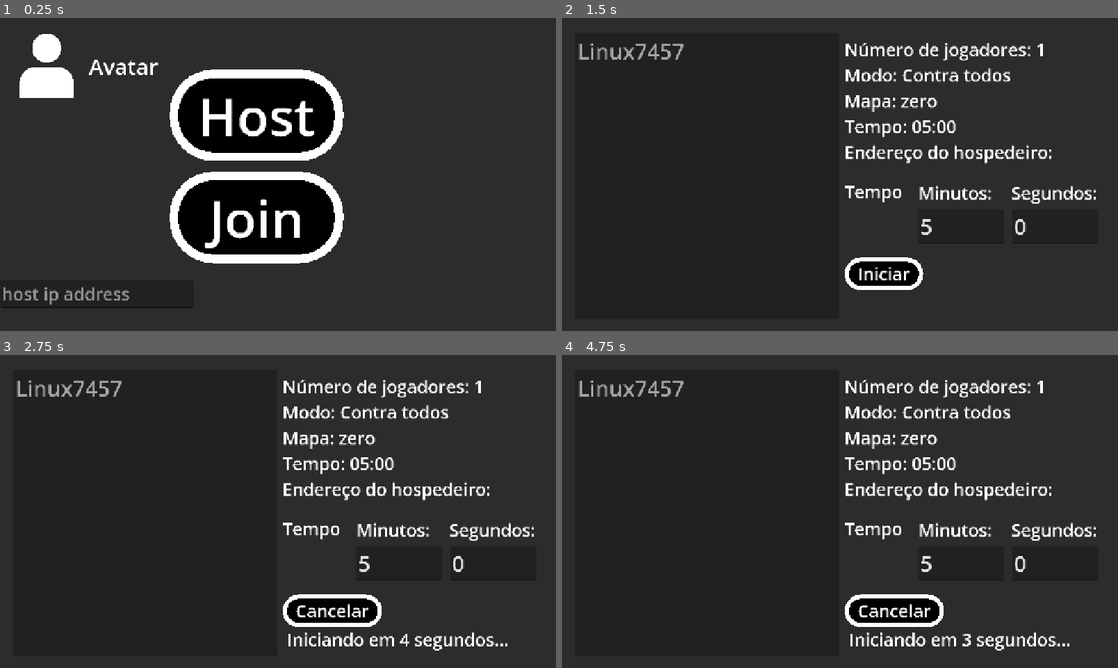
Above: before the commit, frames 1-4 (two rows, left to right).
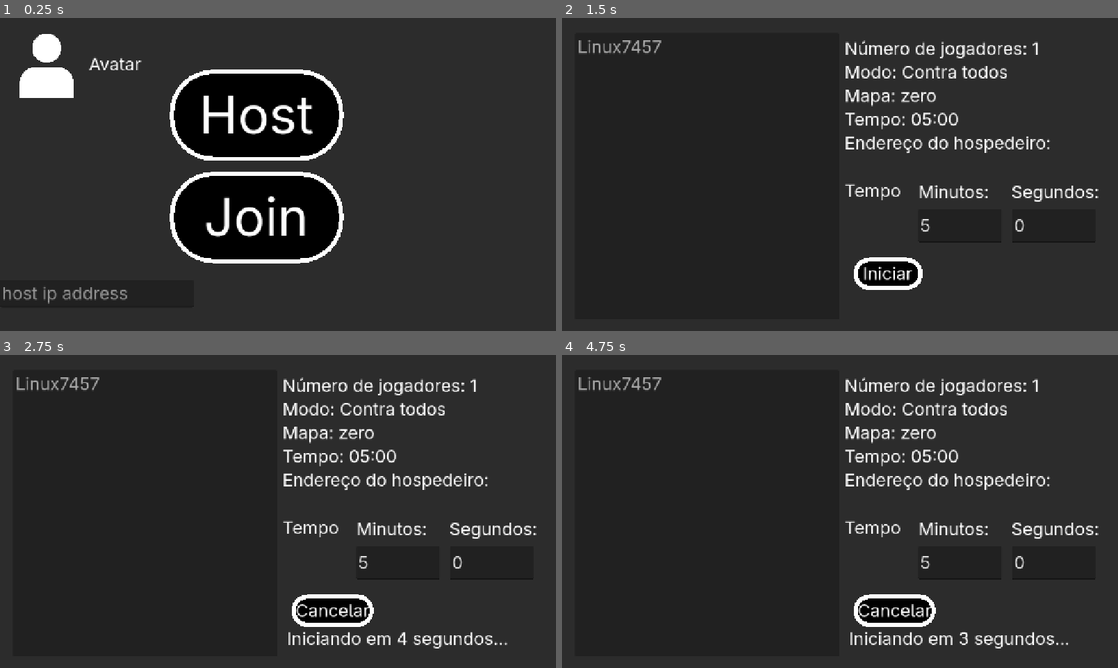
Above: after the commit, the same moments.

Repository: ruanv0/shots_circles
Game: Godot game, scene res://hub.tscn
The game is run twice, just before and just after one commit, with the same random seed, the same clock (stepped at 60 frames per second) and the same inputs.
Inputs (mouse positions are in pixels of both pictures, inside the frame that each line leads up to):
- Up to frame 1 (0.25 s): no input
- Up to frame 2 (1.5 s): click (656, 293) at 0.52 s; type "12" at 0.6 s; click "Host" at 1.25 s
- Up to frame 3 (2.75 s): click "Iniciar" at 2 s
- Up to frame 4 (4.75 s): click "Cancelar" at 2.75 s; click "Iniciar" at 3.5 s; tap Enter at 4.25 s; move the mouse to (962, 495) at 4.27 s; click (962, 495) at 4.42 s

The runs differ from the first frame. In frame 1, 5.1% of the frame differs, in the area x 0-61%, y 12-92%; in frame 2, 6.5%; in frame 3, 7.7%; in frame 4, 7.7%, in the area x 3-97%, y 6-95%.
Error in both runs: Out of bounds get index '1' (on base: 'PackedStringArray') (res://hub.gd:19)

Commit message:
2025.07.02.2

Diff:
--- a/avatar.tscn
+++ b/avatar.tscn
@@ -1,7 +1,8 @@
-[gd_scene load_steps=22 format=3 uid="uid://cwecqqntqbhyj"]
+[gd_scene load_steps=23 format=3 uid="uid://cwecqqntqbhyj"]
 
 [ext_resource type="Texture2D" uid="uid://k6wh64eb845r" path="res://circulos/circulo_amarelo.png" id="1_88vfk"]
 [ext_resource type="Script" uid="uid://ccoqqvsunkfv0" path="res://avatar.gd" id="1_o0snk"]
+[ext_resource type="Theme" uid="uid://04ex0vg6beua" path="res://theme.tres" id="2_kavv8"]
 [ext_resource type="Texture2D" uid="uid://kbqsid8bndry" path="res://circulos/circulo_azul.png" id="2_lm1g0"]
 [ext_resource type="Texture2D" uid="uid://blrbs1uj8sj3i" path="res://back_button.png" id="2_vpdvi"]
 [ext_resource type="Texture2D" uid="uid://bxp7r0vvcdbjh" path="res://circulos/circulo_banana.png" id="3_wkm6l"]
@@ -30,8 +31,9 @@
 offset_top = 58.0
 offset_right = 1212.0
 offset_bottom = 121.0
+theme = ExtResource("2_kavv8")
 theme_override_font_sizes/font_size = 40
-placeholder_text = "Escreva seu nome ou apelido"
+placeholder_text = "Escreva seu nome"
 max_length = 12
 
 [node name="back" type="Sprite2D" parent="."]
@@ -49,6 +51,7 @@
 offset_top = 60.0
 offset_right = 627.0
 offset_bottom = 115.0
+theme = ExtResource("2_kavv8")
 theme_override_font_sizes/font_size = 40
 text = "Nome:"
 
@@ -57,6 +60,7 @@
 offset_top = 25.0
 offset_right = 514.0
 offset_bottom = 148.0
+theme = ExtResource("2_kavv8")
 theme_override_font_sizes/font_size = 80
 text = "Avatar"
 
@@ -65,6 +69,7 @@
 offset_top = 140.0
 offset_right = 375.0
 offset_bottom = 195.0
+theme = ExtResource("2_kavv8")
 theme_override_font_sizes/font_size = 40
 text = "Escolha a sua cor"
 
@@ -84,7 +89,7 @@
 offset_top = 218.0
 offset_right = 309.0
 offset_bottom = 273.0
-theme_override_font_sizes/font_size = 40
+theme = ExtResource("2_kavv8")
 text = "Amarelo"
 
 [node name="azul_" type="Sprite2D" parent="."]
@@ -103,7 +108,7 @@
 offset_top = 317.0
 offset_right = 236.0
 offset_bottom = 372.0
-theme_override_font_sizes/font_size = 40
+theme = ExtResource("2_kavv8")
 text = "Azul"
 
 [node name="banana_" type="Sprite2D" parent="."]
@@ -122,7 +127,7 @@
 offset_top = 400.0
 offset_right = 292.0
 offset_bottom = 455.0
-theme_override_font_sizes/font_size = 40
+theme = ExtResource("2_kavv8")
 text = "Banana"
 
 [node name="branco_" type="Sprite2D" parent="."]
@@ -141,7 +146,7 @@
 offset_top = 481.0
 offset_right = 285.0
 offset_bottom = 536.0
-theme_override_font_sizes/font_size = 40
+theme = ExtResource("2_kavv8")
 text = "Branco"
 
 [node name="caqui_" type="Sprite2D" parent="."]
@@ -160,7 +165,7 @@
 offset_top = 565.0
 offset_right = 257.0
 offset_bottom = 620.0
-theme_override_font_sizes/font_size = 40
+theme = ExtResource("2_kavv8")
 text = "Cáqui"
 
 [node name="ciano_" type="Sprite2D" parent="."]
@@ -179,7 +184,7 @@
 offset_top = 229.0
 offset_right = 584.0
 offset_bottom = 284.0
-theme_override_font_sizes/font_size = 40
+theme = ExtResource("2_kavv8")
 text = "Ciano"
 
 [node name="cinza_" type="Sprite2D" parent="."]
@@ -198,7 +203,7 @@
 offset_top = 319.0
 offset_right = 573.0
 offset_bottom = 374.0
-theme_override_font_sizes/font_size = 40
+theme = ExtResource("2_kavv8")
 text = "Cinza"
 
 [node name="coral_" type="Sprite2D" parent="."]
@@ -217,7 +222,7 @@
 offset_top = 401.0
 offset_right = 569.0
 offset_bottom = 456.0
-theme_override_font_sizes/font_size = 40
+theme = ExtResource("2_kavv8")
 text = "Coral"
 
 [node name="laranja_" type="Sprite2D" parent="."]
@@ -236,7 +241,7 @@
 offset_top = 479.0
 offset_right = 607.0
 offset_bottom = 534.0
-theme_override_font_sizes/font_size = 40
+theme = ExtResource("2_kavv8")
 text = "Laranja"
 
 [node name="limao_" type="Sprite2D" parent="."]
@@ -255,7 +260,7 @@
 offset_top = 560.0
 offset_right = 578.0
 offset_bottom = 615.0
-theme_override_font_sizes/font_size = 40
+theme = ExtResource("2_kavv8")
 text = "Limão"
 
 [node name="marrom_" type="Sprite2D" parent="."]
@@ -274,7 +279,7 @@
 offset_top = 313.0
 offset_right = 903.0
 offset_bottom = 368.0
-theme_override_font_sizes/font_size = 40
+theme = ExtResource("2_kavv8")
 text = "Marrom"
 
 [node name="preto_" type="Sprite2D" parent="."]
@@ -293,7 +298,7 @@
 offset_top = 225.0
 offset_right = 850.0
 offset_bottom = 280.0
-theme_override_font_sizes/font_size = 40
+theme = ExtResource("2_kavv8")
 text = "Preto"
 
 [node name="rosaclaro_" type="Sprite2D" parent="."]
@@ -312,7 +317,7 @@
 offset_top = 401.0
 offset_right = 938.0
 offset_bottom = 456.0
-theme_override_font_sizes/font_size = 40
+theme = ExtResource("2_kavv8")
 text = "Rosa claro"
 
 [node name="rosaescuro_" type="Sprite2D" parent="."]
@@ -331,7 +336,7 @@
 offset_top = 487.0
 offset_right = 970.0
 offset_bottom = 542.0
-theme_override_font_sizes/font_size = 40
+theme = ExtResource("2_kavv8")
 text = "Rosa escuro"
 
 [node name="roxo_" type="Sprite2D" parent="."]
@@ -350,7 +355,7 @@
 offset_top = 563.0
 offset_right = 836.0
 offset_bottom = 618.0
-theme_override_font_sizes/font_size = 40
+theme = ExtResource("2_kavv8")
 text = "Roxo"
 
 [node name="verde_" type="Sprite2D" parent="."]
@@ -369,7 +374,7 @@
 offset_top = 241.0
 offset_right = 1180.0
 offset_bottom = 296.0
-theme_override_font_sizes/font_size = 40
+theme = ExtResource("2_kavv8")
 text = "Verde"
 
 [node name="vermelho_" type="Sprite2D" parent="."]
@@ -388,7 +393,7 @@
 offset_top = 320.0
 offset_right = 1248.0
 offset_bottom = 375.0
-theme_override_font_sizes/font_size = 40
+theme = ExtResource("2_kavv8")
 text = "Vermelho"
 
 [node name="vinho_" type="Sprite2D" parent="."]
@@ -407,7 +412,7 @@
 offset_top = 411.0
 offset_right = 1169.0
 offset_bottom = 466.0
-theme_override_font_sizes/font_size = 40
+theme = ExtResource("2_kavv8")
 text = "Vinho"
 
 [connection signal="text_changed" from="name_text" to="." method="_on_name_text_text_changed"]
--- a/character.tscn
+++ b/character.tscn
@@ -9,6 +9,7 @@
 [ext_resource type="PackedScene" uid="uid://capvk35y13reg" path="res://bala.tscn" id="7_vji8y"]
 [ext_resource type="FontFile" uid="uid://bmlhr6t0e2ycg" path="res://UbuntuSansMono-VariableFont_wght.ttf" id="8_dlrhy"]
 [ext_resource type="Texture2D" uid="uid://uvbg3crme6gm" path="res://fundo_transparente.png" id="9_a0dv3"]
+[ext_resource type="Theme" uid="uid://04ex0vg6beua" path="res://theme.tres" id="10_jb3kq"]
 
 [sub_resource type="CircleShape2D" id="CircleShape2D_hidji"]
 radius = 113.004
@@ -18,10 +19,6 @@
 
 [sub_resource type="FontVariation" id="FontVariation_4jd24"]
 base_font = ExtResource("8_dlrhy")
-
-[sub_resource type="StyleBoxEmpty" id="StyleBoxEmpty_pmwch"]
-
-[sub_resource type="StyleBoxEmpty" id="StyleBoxEmpty_0r1ry"]
 
 [sub_resource type="GDScript" id="GDScript_0l0ii"]
 script/source = "extends Label
@@ -154,13 +151,8 @@
 offset_top = 120.0
 offset_right = 597.0
 offset_bottom = 720.0
-theme_override_colors/guide_color = Color(1, 1, 1, 1)
-theme_override_colors/font_outline_color = Color(1, 1, 1, 1)
-theme_override_colors/font_selected_color = Color(1, 1, 1, 1)
-theme_override_colors/font_hovered_color = Color(1, 1, 1, 1)
-theme_override_colors/font_color = Color(1, 1, 1, 1)
-theme_override_font_sizes/font_size = 80
-theme_override_styles/panel = SubResource("StyleBoxEmpty_pmwch")
+theme = ExtResource("10_jb3kq")
+theme_override_font_sizes/font_size = 80
 
 [node name="kills_list" type="ItemList" parent="."]
 visible = false
@@ -168,13 +160,8 @@
 offset_top = 120.0
 offset_right = 1410.0
 offset_bottom = 720.0
-theme_override_colors/guide_color = Color(1, 1, 1, 1)
-theme_override_colors/font_outline_color = Color(1, 1, 1, 1)
-theme_override_colors/font_selected_color = Color(1, 1, 1, 1)
-theme_override_colors/font_hovered_color = Color(1, 1, 1, 1)
-theme_override_colors/font_color = Color(1, 1, 1, 1)
-theme_override_font_sizes/font_size = 80
-theme_override_styles/panel = SubResource("StyleBoxEmpty_0r1ry")
+theme = ExtResource("10_jb3kq")
+theme_override_font_sizes/font_size = 80
 
 [node name="renascer" type="Label" parent="."]
 visible = false
@@ -182,7 +169,8 @@
 offset_top = 748.0
 offset_right = 1479.0
 offset_bottom = 885.0
-theme_override_font_sizes/font_size = 100
+theme = ExtResource("10_jb3kq")
+theme_override_font_sizes/font_size = 80
 text = "Você irá reaparecer em x segundos"
 script = SubResource("GDScript_0l0ii")
 
@@ -195,8 +183,7 @@
 offset_left = 200.0
 offset_right = 303.0
 offset_bottom = 55.0
-theme_override_colors/font_color = Color(1, 1, 1, 1)
-theme_override_font_sizes/font_size = 40
+theme = ExtResource("10_jb3kq")
 text = "10:30"
 
 [node name="terminando" type="Label" parent="."]
@@ -205,7 +192,8 @@
 offset_top = 740.0
 offset_right = 1079.0
 offset_bottom = 877.0
-theme_override_font_sizes/font_size = 100
+theme = ExtResource("10_jb3kq")
+theme_override_font_sizes/font_size = 80
 text = "Terminando o jogo..."
 
 [node name="finish_timer" type="Timer" parent="terminando"]
--- a/hub.tscn
+++ b/hub.tscn
@@ -1,79 +1,9 @@
-[gd_scene load_steps=12 format=3 uid="uid://3ow5m0minlt2"]
+[gd_scene load_steps=5 format=3 uid="uid://3ow5m0minlt2"]
 
 [ext_resource type="Script" uid="uid://ccksy768j568l" path="res://hub.gd" id="1_p106a"]
 [ext_resource type="Texture2D" uid="uid://cgdn7qj8ykm6" path="res://avatar_normal.png" id="2_kt6ty"]
+[ext_resource type="Theme" uid="uid://04ex0vg6beua" path="res://theme.tres" id="2_ysrp0"]
 [ext_resource type="PackedScene" uid="uid://dvhwxhu7xcdm" path="res://multiplayer_menu.tscn" id="4_fwqlr"]
-
-[sub_resource type="StyleBoxFlat" id="StyleBoxFlat_pudd0"]
-bg_color = Color(0, 0, 0, 0)
-corner_radius_top_left = 100
-corner_radius_top_right = 100
-corner_radius_bottom_right = 100
-corner_radius_bottom_left = 100
-
-[sub_resource type="StyleBoxFlat" id="StyleBoxFlat_jlpum"]
-bg_color = Color(0.230315, 0.230315, 0.230315, 1)
-border_color = Color(1, 1, 1, 1)
-corner_radius_top_left = 100
-corner_radius_top_right = 100
-corner_radius_bottom_right = 100
-corner_radius_bottom_left = 100
-anti_aliasing = false
-
-[sub_resource type="StyleBoxFlat" id="StyleBoxFlat_0w8qk"]
-bg_color = Color(0.231373, 0.231373, 0.231373, 1)
-border_color = Color(1, 1, 1, 1)
-corner_radius_top_left = 100
-corner_radius_top_right = 100
-corner_radius_bottom_right = 100
-corner_radius_bottom_left = 100
-anti_aliasing = false
-
-[sub_resource type="StyleBoxFlat" id="StyleBoxFlat_va5qo"]
-bg_color = Color(0, 0, 0, 1)
-border_width_left = 20
-border_width_top = 20
-border_width_right = 20
-border_width_bottom = 20
-border_color = Color(1, 1, 1, 1)
-corner_radius_top_left = 100
-corner_radius_top_right = 100
-corner_radius_bottom_right = 100
-corner_radius_bottom_left = 100
-anti_aliasing = false
-
-[sub_resource type="StyleBoxFlat" id="StyleBoxFlat_qdmn2"]
-bg_color = Color(0, 0, 0, 0)
-
-[sub_resource type="StyleBoxFlat" id="StyleBoxFlat_gmjeq"]
-bg_color = Color(0.231373, 0.231373, 0.231373, 1)
-border_color = Color(1, 1, 1, 1)
-corner_radius_top_left = 100
-corner_radius_top_right = 100
-corner_radius_bottom_right = 100
-corner_radius_bottom_left = 100
-anti_aliasing = false
-
-[sub_resource type="StyleBoxFlat" id="StyleBoxFlat_kynir"]
-bg_color = Color(0.231373, 0.231373, 0.231373, 1)
-corner_radius_top_left = 100
-corner_radius_top_right = 100
-corner_radius_bottom_right = 100
-corner_radius_bottom_left = 100
-anti_aliasing = false
-
-[sub_resource type="StyleBoxFlat" id="StyleBoxFlat_dil4m"]
-bg_color = Color(0, 0, 0, 1)
-border_width_left = 20
-border_width_top = 20
-border_width_right = 20
-border_width_bottom = 20
-border_color = Color(1, 1, 1, 1)
-corner_radius_top_left = 100
-corner_radius_top_right = 100
-corner_radius_bottom_right = 100
-corner_radius_bottom_left = 100
-anti_aliasing = false
 
 [node name="hub" type="Node2D"]
 script = ExtResource("1_p106a")
@@ -83,17 +13,8 @@
 offset_top = 149.0
 offset_right = 840.0
 offset_bottom = 359.0
-theme_override_colors/font_hover_pressed_color = Color(1, 1, 1, 1)
-theme_override_colors/font_hover_color = Color(1, 1, 1, 1)
-theme_override_colors/font_outline_color = Color(1, 1, 1, 1)
-theme_override_colors/font_color = Color(1, 1, 1, 1)
-theme_override_colors/font_focus_color = Color(1, 1, 1, 1)
-theme_override_colors/font_pressed_color = Color(1, 1, 1, 1)
+theme = ExtResource("2_ysrp0")
 theme_override_font_sizes/font_size = 120
-theme_override_styles/focus = SubResource("StyleBoxFlat_pudd0")
-theme_override_styles/hover = SubResource("StyleBoxFlat_jlpum")
-theme_override_styles/pressed = SubResource("StyleBoxFlat_0w8qk")
-theme_override_styles/normal = SubResource("StyleBoxFlat_va5qo")
 text = "Host"
 
 [node name="join" type="Button" parent="."]
@@ -101,17 +22,8 @@
 offset_top = 376.0
 offset_right = 840.0
 offset_bottom = 586.0
-theme_override_colors/font_hover_pressed_color = Color(1, 1, 1, 1)
-theme_override_colors/font_hover_color = Color(1, 1, 1, 1)
-theme_override_colors/font_outline_color = Color(1, 1, 1, 1)
-theme_override_colors/font_color = Color(1, 1, 1, 1)
-theme_override_colors/font_focus_color = Color(1, 1, 1, 1)
-theme_override_colors/font_pressed_color = Color(1, 1, 1, 1)
+theme = ExtResource("2_ysrp0")
 theme_override_font_sizes/font_size = 120
-theme_override_styles/focus = SubResource("StyleBoxFlat_qdmn2")
-theme_override_styles/hover = SubResource("StyleBoxFlat_gmjeq")
-theme_override_styles/pressed = SubResource("StyleBoxFlat_kynir")
-theme_override_styles/normal = SubResource("StyleBoxFlat_dil4m")
 text = "Join"
 
 [node name="avatar" type="Sprite2D" parent="."]
@@ -121,11 +33,11 @@
 centered = false
 
 [node name="avatar_label" type="Label" parent="."]
-offset_left = 203.6
-offset_top = 75.0
-offset_right = 363.6
-offset_bottom = 144.0
-theme_override_font_sizes/font_size = 50
+offset_left = 204.0
+offset_top = 80.0
+offset_right = 324.0
+offset_bottom = 129.0
+theme = ExtResource("2_ysrp0")
 text = "Avatar"
 
 [node name="multiplayer_menu" parent="." instance=ExtResource("4_fwqlr")]
@@ -135,7 +47,7 @@
 offset_top = 602.0
 offset_right = 445.0
 offset_bottom = 665.0
-theme_override_font_sizes/font_size = 40
+theme = ExtResource("2_ysrp0")
 placeholder_text = "host ip address"
 
 [node name="your_ip_address" type="Label" parent="."]
@@ -143,7 +55,7 @@
 offset_top = 665.0
 offset_right = 298.0
 offset_bottom = 720.0
-theme_override_font_sizes/font_size = 40
+theme = ExtResource("2_ysrp0")
 text = "your ip address"
 
 [connection signal="pressed" from="host" to="." method="_on_host_pressed"]
--- a/multiplayer_menu.gd
+++ b/multiplayer_menu.gd
@@ -136,7 +136,7 @@
 	$cancelar.visible = false
 
 
-@rpc("call_remote")
+@rpc("call_local")
 # É importante uma chamada local para que ao clicar
 # o botão 'Iniciar' todos os jogadores estejam atualizados
 func update_information(time: int):
--- a/multiplayer_menu.tscn
+++ b/multiplayer_menu.tscn
@@ -1,44 +1,7 @@
-[gd_scene load_steps=6 format=3 uid="uid://dvhwxhu7xcdm"]
+[gd_scene load_steps=3 format=3 uid="uid://dvhwxhu7xcdm"]
 
 [ext_resource type="Script" uid="uid://dv4sp3tc1sdhn" path="res://multiplayer_menu.gd" id="1_2cgnd"]
-
-[sub_resource type="StyleBoxFlat" id="StyleBoxFlat_tujtg"]
-bg_color = Color(0.231373, 0.231373, 0.231373, 1)
-corner_radius_top_left = 100
-corner_radius_top_right = 100
-corner_radius_bottom_right = 100
-corner_radius_bottom_left = 100
-anti_aliasing = false
-
-[sub_resource type="StyleBoxFlat" id="StyleBoxFlat_620en"]
-bg_color = Color(0.231373, 0.231373, 0.231373, 1)
-corner_radius_top_left = 100
-corner_radius_top_right = 100
-corner_radius_bottom_right = 100
-corner_radius_bottom_left = 100
-
-[sub_resource type="StyleBoxFlat" id="StyleBoxFlat_3iv6q"]
-bg_color = Color(0.231373, 0.231373, 0.231373, 1)
-corner_radius_top_left = 100
-corner_radius_top_right = 100
-corner_radius_bottom_right = 100
-corner_radius_bottom_left = 100
-anti_aliasing = false
-
-[sub_resource type="StyleBoxFlat" id="StyleBoxFlat_o084w"]
-bg_color = Color(0, 0, 0, 1)
-border_width_left = 10
-border_width_top = 10
-border_width_right = 10
-border_width_bottom = 10
-border_color = Color(1, 1, 1, 1)
-corner_radius_top_left = 100
-corner_radius_top_right = 100
-corner_radius_bottom_right = 100
-corner_radius_bottom_left = 100
-expand_margin_left = 20.0
-expand_margin_right = 20.0
-anti_aliasing = false
+[ext_resource type="Theme" uid="uid://04ex0vg6beua" path="res://theme.tres" id="2_326qw"]
 
 [node name="multiplayer_menu" type="Control"]
 layout_mode = 3
@@ -55,7 +18,7 @@
 offset_top = 34.0
 offset_right = 637.0
 offset_bottom = 693.0
-theme_override_font_sizes/font_size = 50
+theme = ExtResource("2_326qw")
 
 [node name="informacoes" type="Label" parent="."]
 layout_mode = 0
@@ -63,7 +26,7 @@
 offset_top = 44.0
 offset_right = 690.0
 offset_bottom = 67.0
-theme_override_font_sizes/font_size = 40
+theme = ExtResource("2_326qw")
 text = "Número de jogadores: 1
 Modo: Contra todos
 Mapa: zero
@@ -76,19 +39,9 @@
 layout_mode = 0
 offset_left = 670.0
 offset_top = 550.0
-offset_right = 810.0
+offset_right = 830.0
 offset_bottom = 625.0
-theme_override_colors/font_hover_pressed_color = Color(1, 1, 1, 1)
-theme_override_colors/font_hover_color = Color(1, 1, 1, 1)
-theme_override_colors/font_outline_color = Color(1, 1, 1, 1)
-theme_override_colors/font_color = Color(1, 1, 1, 1)
-theme_override_colors/font_focus_color = Color(1, 1, 1, 1)
-theme_override_colors/font_pressed_color = Color(1, 1, 1, 1)
-theme_override_font_sizes/font_size = 40
-theme_override_styles/focus = SubResource("StyleBoxFlat_tujtg")
-theme_override_styles/hover = SubResource("StyleBoxFlat_620en")
-theme_override_styles/pressed = SubResource("StyleBoxFlat_3iv6q")
-theme_override_styles/normal = SubResource("StyleBoxFlat_o084w")
+theme = ExtResource("2_326qw")
 text = "Iniciar"
 
 [node name="iniciando" type="Label" parent="."]
@@ -98,7 +51,7 @@
 offset_top = 626.0
 offset_right = 1164.0
 offset_bottom = 681.0
-theme_override_font_sizes/font_size = 40
+theme = ExtResource("2_326qw")
 text = "Iniciando em x segundos..."
 
 [node name="cancelar" type="Button" parent="."]
@@ -108,17 +61,7 @@
 offset_top = 550.0
 offset_right = 858.0
 offset_bottom = 625.0
-theme_override_colors/font_hover_pressed_color = Color(1, 1, 1, 1)
-theme_override_colors/font_hover_color = Color(1, 1, 1, 1)
-theme_override_colors/font_outline_color = Color(1, 1, 1, 1)
-theme_override_colors/font_color = Color(1, 1, 1, 1)
-theme_override_colors/font_focus_color = Color(1, 1, 1, 1)
-theme_override_colors/font_pressed_color = Color(1, 1, 1, 1)
-theme_override_font_sizes/font_size = 40
-theme_override_styles/focus = SubResource("StyleBoxFlat_tujtg")
-theme_override_styles/hover = SubResource("StyleBoxFlat_620en")
-theme_override_styles/pressed = SubResource("StyleBoxFlat_3iv6q")
-theme_override_styles/normal = SubResource("StyleBoxFlat_o084w")
+theme = ExtResource("2_326qw")
 text = "Cancelar"
 
 [node name="timer" type="Timer" parent="."]
@@ -132,7 +75,7 @@
 offset_top = 371.0
 offset_right = 783.0
 offset_bottom = 426.0
-theme_override_font_sizes/font_size = 40
+theme = ExtResource("2_326qw")
 text = "Tempo"
 
 [node name="minutos" type="Label" parent="tempo_host"]
@@ -141,7 +84,7 @@
 offset_top = 3.0
 offset_right = 338.0
 offset_bottom = 58.0
-theme_override_font_sizes/font_size = 40
+theme = ExtResource("2_326qw")
 text = "Minutos:"
 
 [node name="minutes_edit" type="LineEdit" parent="tempo_host"]
@@ -150,7 +93,7 @@
 offset_top = 68.0
 offset_right = 362.0
 offset_bottom = 145.0
-theme_override_font_sizes/font_size = 50
+theme = ExtResource("2_326qw")
 text = "5"
 max_length = 2
 
@@ -160,7 +103,7 @@
 offset_top = 3.0
 offset_right = 580.0
 offset_bottom = 58.0
-theme_override_font_sizes/font_size = 40
+theme = ExtResource("2_326qw")
 text = "Segundos:"
 
 [node name="seconds_edit" type="LineEdit" parent="tempo_host"]
@@ -169,7 +112,7 @@
 offset_top = 68.0
 offset_right = 578.0
 offset_bottom = 145.0
-theme_override_font_sizes/font_size = 50
+theme = ExtResource("2_326qw")
 text = "0"
 max_length = 2
 
--- /dev/null
+++ b/theme.tres
@@ -0,0 +1,61 @@
+[gd_resource type="Theme" load_steps=6 format=3 uid="uid://04ex0vg6beua"]
+
+[ext_resource type="FontFile" uid="uid://b8mhqyhh68yme" path="res://AdwaitaSans.ttf" id="1_e1x85"]
+
+[sub_resource type="StyleBoxFlat" id="StyleBoxFlat_pudd0"]
+bg_color = Color(0, 0, 0, 0)
+corner_radius_top_left = 100
+corner_radius_top_right = 100
+corner_radius_bottom_right = 100
+corner_radius_bottom_left = 100
+
+[sub_resource type="StyleBoxFlat" id="StyleBoxFlat_jlpum"]
+bg_color = Color(0.230315, 0.230315, 0.230315, 1)
+border_color = Color(1, 1, 1, 1)
+corner_radius_top_left = 100
+corner_radius_top_right = 100
+corner_radius_bottom_right = 100
+corner_radius_bottom_left = 100
+anti_aliasing = false
+
+[sub_resource type="StyleBoxFlat" id="StyleBoxFlat_va5qo"]
+bg_color = Color(0, 0, 0, 1)
+border_width_left = 10
+border_width_top = 10
+border_width_right = 10
+border_width_bottom = 10
+border_color = Color(1, 1, 1, 1)
+corner_radius_top_left = 100
+corner_radius_top_right = 100
+corner_radius_bottom_right = 100
+corner_radius_bottom_left = 100
+anti_aliasing = false
+
+[sub_resource type="StyleBoxFlat" id="StyleBoxFlat_0w8qk"]
+bg_color = Color(0.231373, 0.231373, 0.231373, 1)
+border_color = Color(1, 1, 1, 1)
+corner_radius_top_left = 100
+corner_radius_top_right = 100
+corner_radius_bottom_right = 100
+corner_radius_bottom_left = 100
+anti_aliasing = false
+
+[resource]
+Button/colors/font_color = Color(1, 1, 1, 1)
+Button/colors/font_focus_color = Color(1, 1, 1, 1)
+Button/colors/font_hover_color = Color(1, 1, 1, 1)
+Button/colors/font_hover_pressed_color = Color(1, 1, 1, 1)
+Button/colors/font_outline_color = Color(1, 1, 1, 1)
+Button/colors/font_pressed_color = Color(1, 1, 1, 1)
+Button/font_sizes/font_size = 40
+Button/fonts/font = ExtResource("1_e1x85")
+Button/styles/focus = SubResource("StyleBoxFlat_pudd0")
+Button/styles/hover = SubResource("StyleBoxFlat_jlpum")
+Button/styles/normal = SubResource("StyleBoxFlat_va5qo")
+Button/styles/pressed = SubResource("StyleBoxFlat_0w8qk")
+ItemList/font_sizes/font_size = 40
+ItemList/fonts/font = ExtResource("1_e1x85")
+Label/font_sizes/font_size = 40
+Label/fonts/font = ExtResource("1_e1x85")
+LineEdit/font_sizes/font_size = 40
+LineEdit/fonts/font = ExtResource("1_e1x85")
Binary file added: AdwaitaSans.ttf
Not shown, added: AdwaitaSans.ttf.import
Not shown: 1 places in character.tscn that only renumber resources
